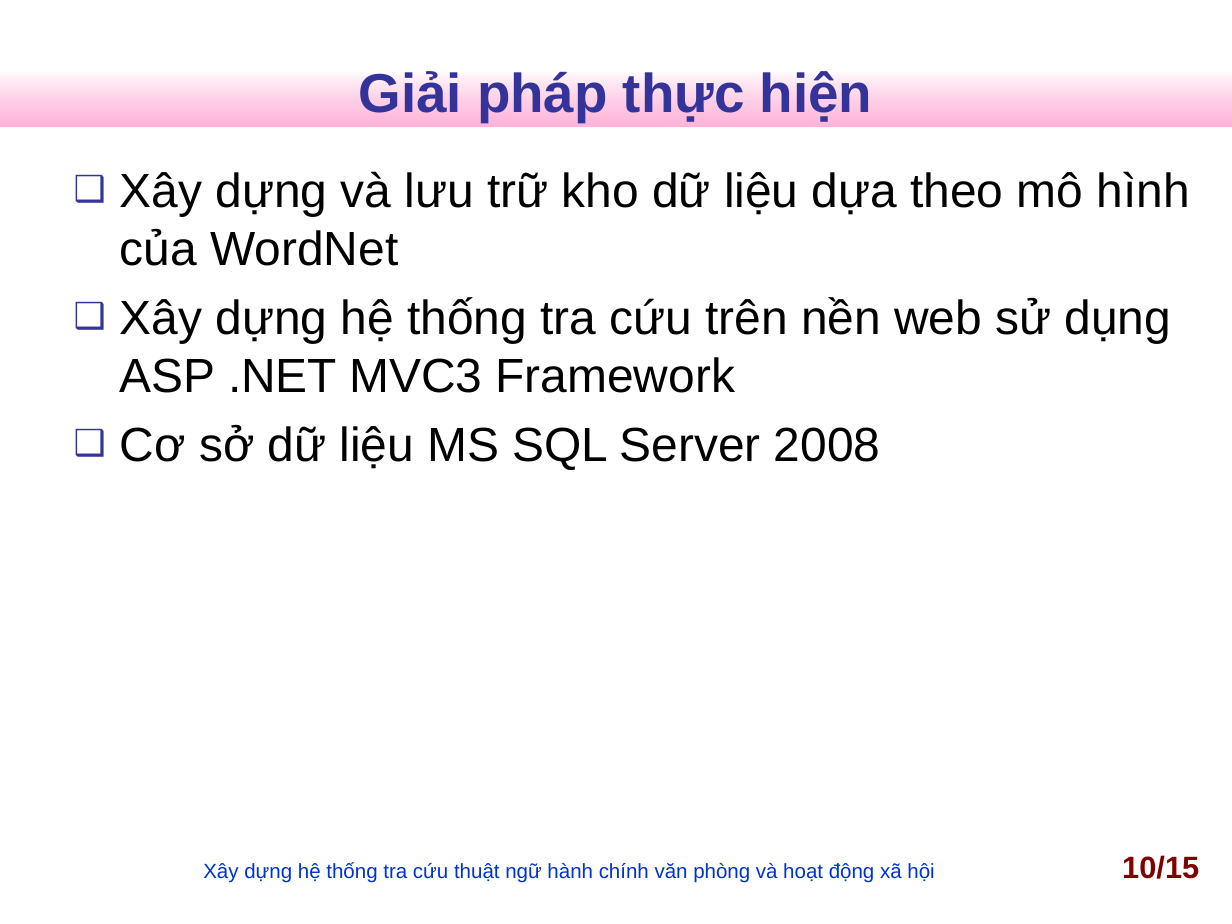
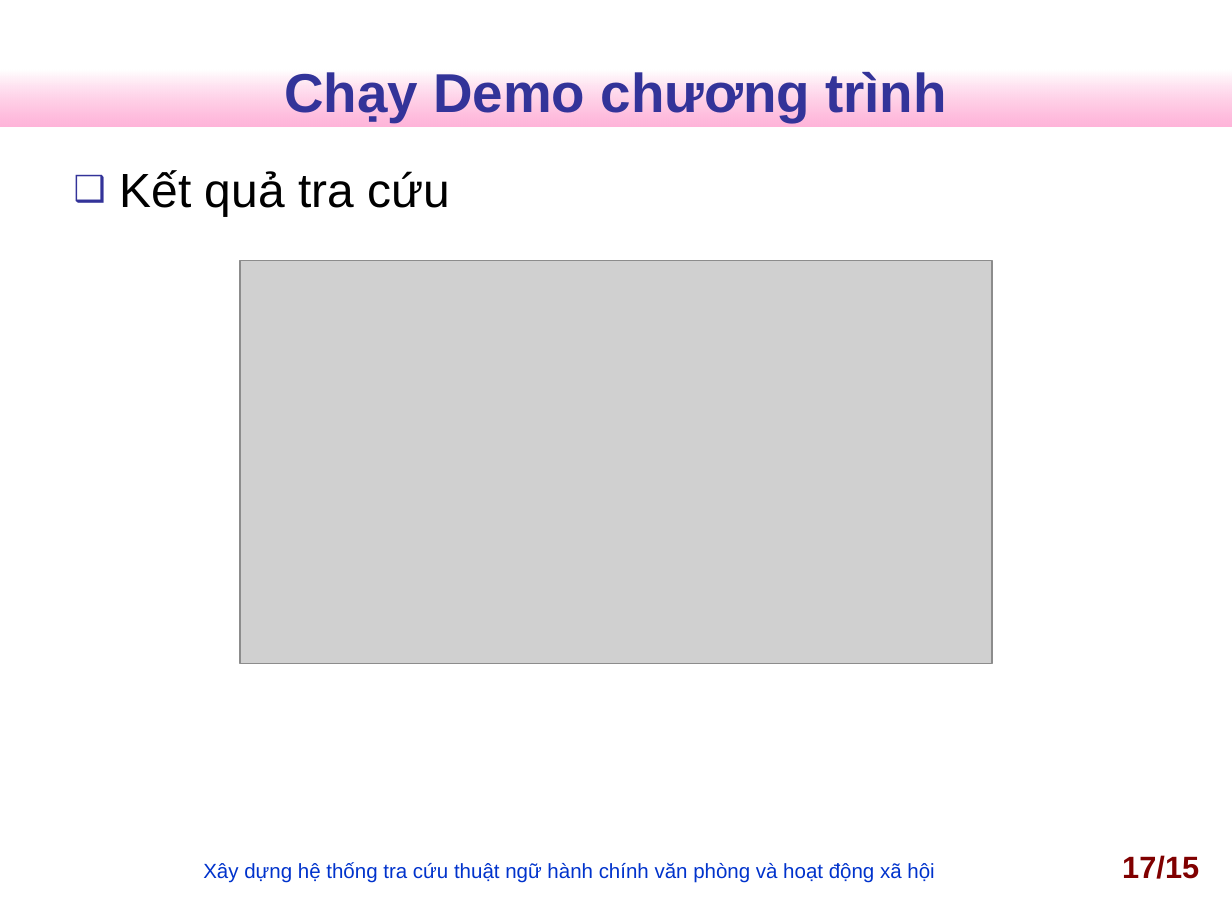
Before and after one commit to nguyentk90/tra-cuu-thuat-ngu-hanh-chinh, a slide deck: slide 17 of Documents/slideN2013.ppt (slide 10 before the commit). Drawn at 1232x924 pixels with LibreOffice and Linux fonts; fonts in the diff are those of the drawing; grey boxes stand for pictures; background and template pictures are left out. Boxes give left, top, right and bottom in pixels: in the first picture for what was removed or moved away, otherwise in the second. Text is boxed around its words. In the diff, an @@ line names an element or a change of style, - is before the commit and + after.

```diff
--- a/Documents/slideN2013.ppt
+++ b/Documents/slideN2013.ppt
@@ title at <box>284,69,947,122</box>: text changed @@
-Giải pháp thực hiện
+Chạy Demo chương trình
@@ text at <box>120,170,450,217</box>: text changed @@
-❑ Xây dựng và lưu trữ kho dữ liệu dựa theo mô hình của WordNet
-❑ Xây dựng hệ thống tra cứu trên nền web sử dụng ASP .NET MVC3 Framework
-❑ Cơ sở dữ liệu MS SQL Server 2008
+❑ Kết quả tra cứu
@@ picture added at <box>240,260,992,663</box> @@
@@ page number at <box>1122,855,1199,879</box>: text changed @@
-10/15
+17/15
```
Also in this commit, not shown: 9 other slides changed, 5 slides added, 1 slide removed, 2 other files.
